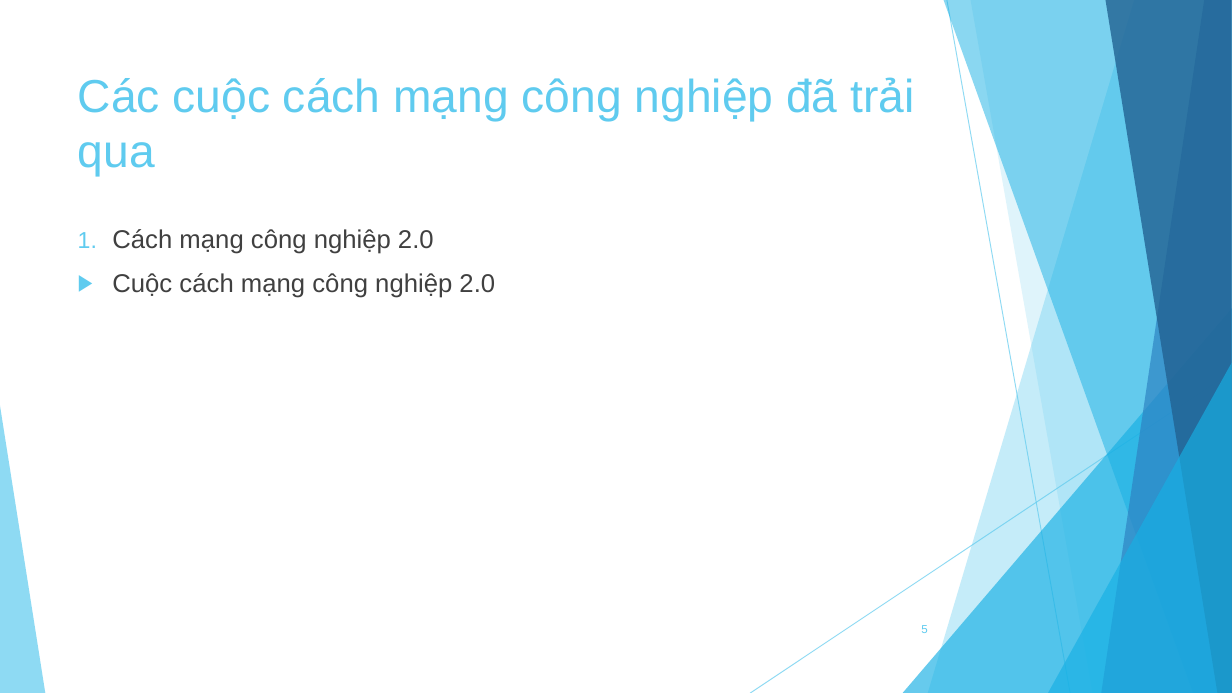
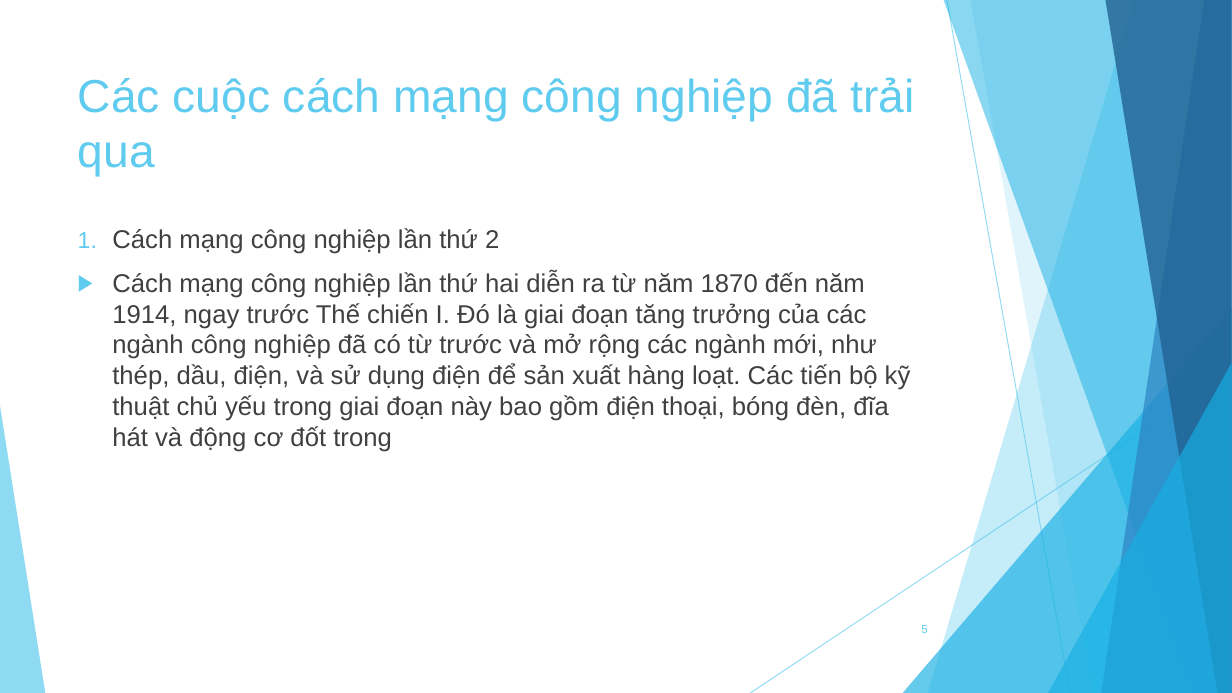
Before and after one commit to knst18ck2/KNST, a slide deck: slide 5 of Báo cáo.pptx. Drawn at 1232x693 pixels with LibreOffice and Linux fonts; fonts in the diff are those of the drawing. Boxes give left, top, right and bottom in pixels: in the first picture for what was removed or moved away, otherwise in the second. Text is boxed around its words. In the diff, an @@ line names an element or a change of style, - is before the commit and + after.

Commit message:
add cmcn lan2

```diff
--- a/Báo cáo.pptx
+++ b/Báo cáo.pptx
@@ text at (112, 228, 911, 452): text changed @@
-1. Cách mạng công nghiệp 2.0
-▶ Cuộc cách mạng công nghiệp 2.0
+1. Cách mạng công nghiệp lần thứ 2
+▶ Cách mạng công nghiệp lần thứ hai diễn ra từ năm 1870 đến năm 1914, ngay trước Thế chiến I. Đó là giai đoạn tăng trưởng của các ngành công nghiệp đã có từ trước và mở rộng các ngành mới, như thép, dầu, điện, và sử dụng điện để sản xuất hàng loạt. Các tiến bộ kỹ thuật chủ yếu trong giai đoạn này bao gồm điện thoại, bóng đèn, đĩa hát và động cơ đốt trong
```
